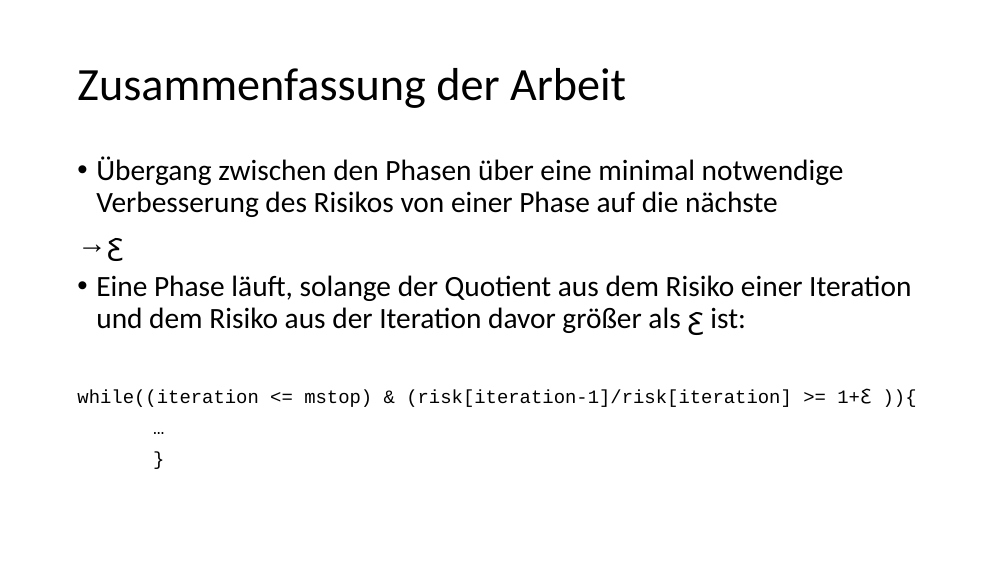
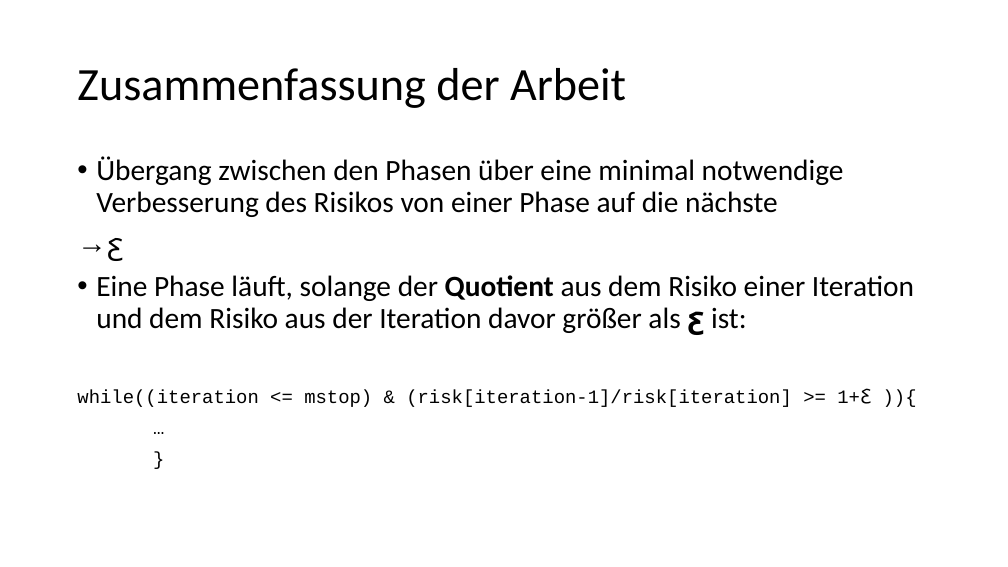
Before and after one commit to LorenzHaller/InterpretableCompBoosting, a slide deck: slide 5 of Interpretable Comp Boosting 02.09.19.pptx (slide 3 before the commit). Drawn at 1008x567 pixels with LibreOffice and Linux fonts; fonts in the diff are those of the drawing. Boxes give left, top, right and bottom in pixels: in the first picture for what was removed or moved away, otherwise in the second. Text is boxed around its words. In the diff, an @@ line names an element or a change of style, - is before the commit and + after.

```diff
--- a/Interpretable Comp Boosting 02.09.19.pptx
+++ b/Interpretable Comp Boosting 02.09.19.pptx
@@ text at (96,275,914,335): bold on in "Quotient ꜫ" @@
```
Also in this commit, not shown: 4 other slides changed, 1 slide added, 1 other file.
